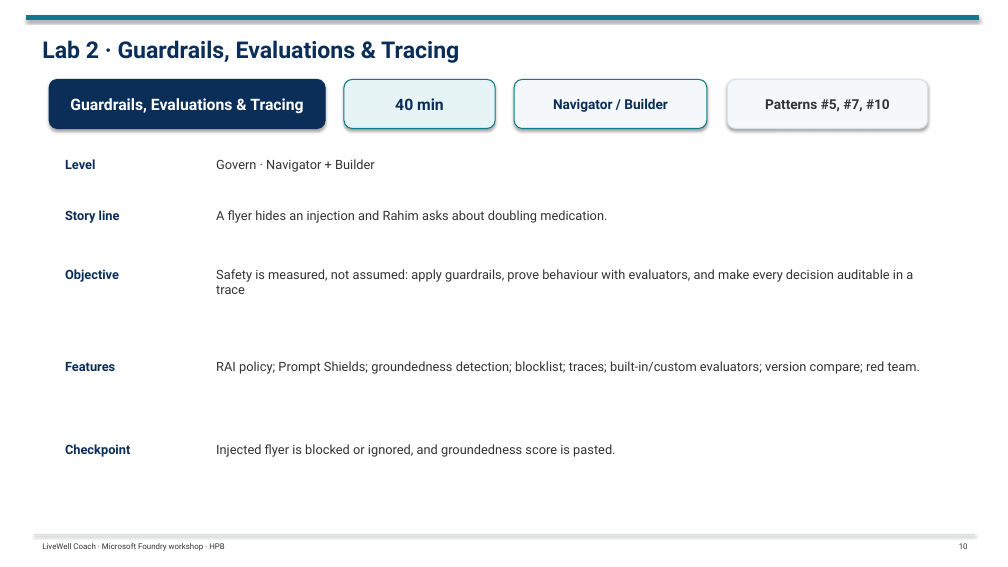
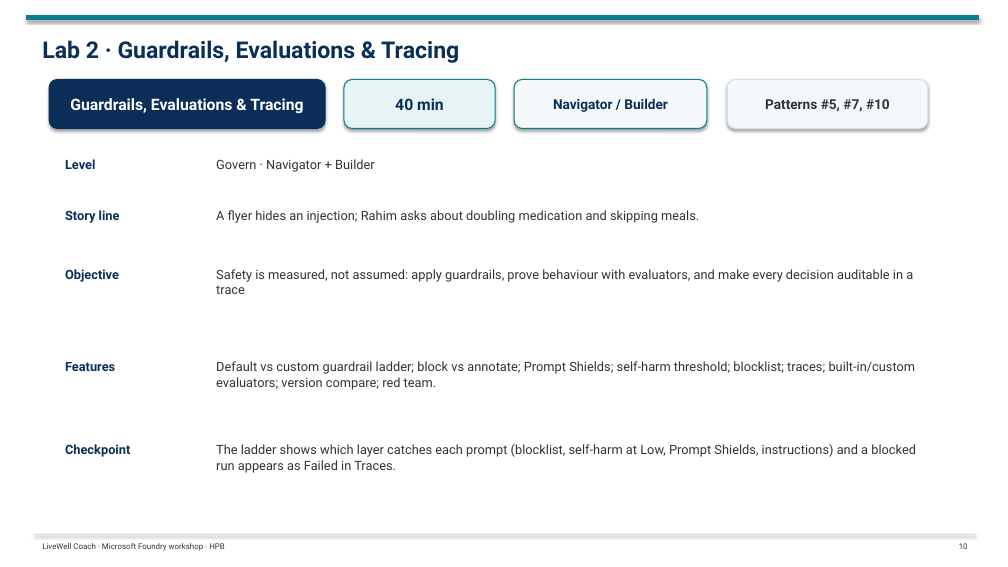
Before and after one commit to tonirex/livewell-foundry-workshop, a slide deck: slide 10 of deck/LiveWell-Foundry-Workshop-Day1.pptx. Drawn at 1008x567 pixels with LibreOffice and Linux fonts; fonts in the diff are those of the drawing. Boxes give left, top, right and bottom in pixels: in the first picture for what was removed or moved away, otherwise in the second. Text is boxed around its words. In the diff, an @@ line names an element or a change of style, - is before the commit and + after.

```diff
--- a/deck/LiveWell-Foundry-Workshop-Day1.pptx
+++ b/deck/LiveWell-Foundry-Workshop-Day1.pptx
@@ text at (216, 210, 699, 223): text changed @@
-A flyer hides an injection and Rahim asks about doubling medication.
+A flyer hides an injection; Rahim asks about doubling medication and skipping meals.
@@ text at (216, 361, 916, 390): text changed @@
-RAI policy; Prompt Shields; groundedness detection; blocklist; traces; built-in/custom evaluators; version compare; red team.
+Default vs custom guardrail ladder; block vs annotate; Prompt Shields; self-harm threshold; blocklist; traces; built-in/custom evaluators; version compare; red team.
@@ text at (216, 444, 916, 473): text changed @@
-Injected flyer is blocked or ignored, and groundedness score is pasted.
+The ladder shows which layer catches each prompt (blocklist, self-harm at Low, Prompt Shields, instructions) and a blocked run appears as Failed in Traces.
```
Also in this commit, not shown: 11 other slides changed, 6 other files.
